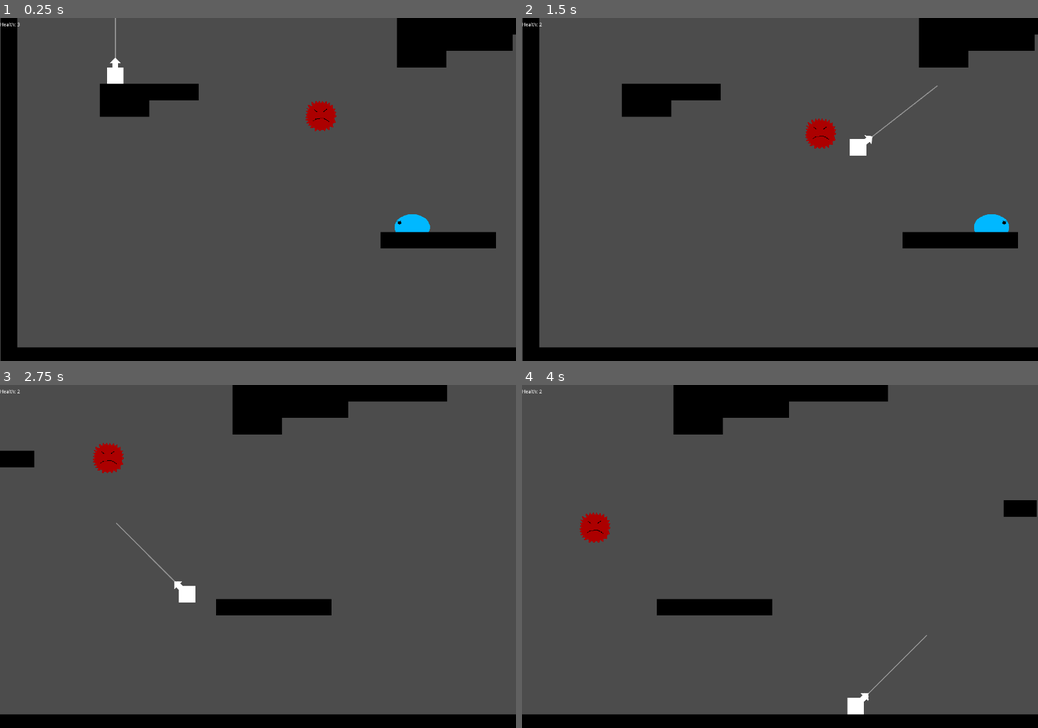
Above: before the commit, frames 1-4 (two rows, left to right).
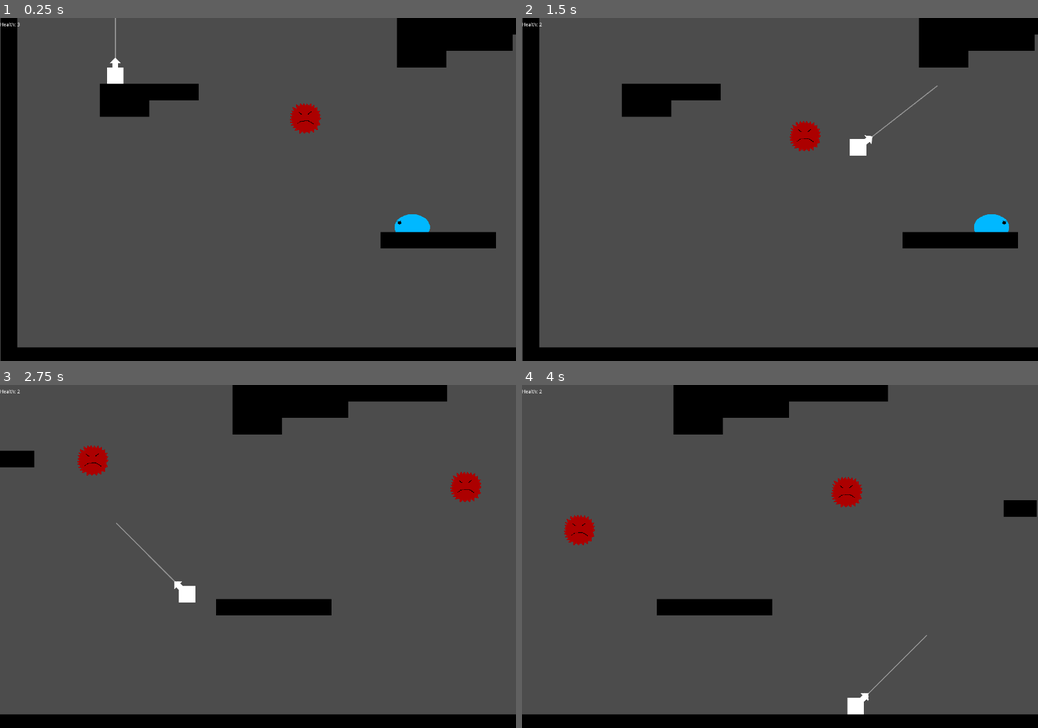
Above: after the commit, the same moments.

Repository: cjsweeten101/dws
Game: Godot game, scene res://Levels/TestingLevel.tscn
Two runs of this game, one before a commit and one after it. Both use one fixed random seed, a clock stepped at 60 frames per second and the inputs below.
Inputs:
- Up to frame 1 (0.25 s): no input
- Up to frame 2 (1.5 s): tap Enter (action) at 0.5, 1.35 s; hold Enter (action) 0.53-1.28 s; hold D (right) from 0.53 s (still down)
- Up to frame 3 (2.75 s): release D (right) at 2.03 s; hold A (left) from 2.03 s (still down); hold Enter (action) from 2.03 s (still down)
- Up to frame 4 (4 s): release A (left) at 2.78 s; release Enter (action) at 2.78 s; hold D (right) from 2.78 s (still down); tap Enter (action) at 2.85 s; hold Enter (action) from 3.53 s (still down)

The runs differ from the first frame. In frame 1, 0.5% of the frame differs, in the area x 56-66%, y 24-34%; in frame 2, 0.5%; in frame 3, 0.9%, in the area x 15-94%, y 16-35%; in frame 4, 0.9%.

Commit message:
basic win condition on level

Diff:
--- a/Levels/TestingLevel.gd
+++ b/Levels/TestingLevel.gd
@@ -27,6 +27,10 @@
 
 	shake_cam()
 	check_for_game_over()
+	if check_for_win():
+		if !game_over:
+			$Player.queue_free()
+		game_over = true
 
 func shake_cam():
 	if !game_over and player_health != $Player.get_health():
@@ -36,6 +40,8 @@
 
 func check_for_game_over():
 	if !game_over and $Player.get_health() == 0:
+		$Label.rect_position = $Camera.global_position
+		$Label.text = "You Loose! Press enter to play again!"
 		$Player.queue_free()
 		game_over = true
 
@@ -43,3 +49,10 @@
 func _on_ShakeTimer_timeout():
 	$Camera.offset = Vector2(0,0)
 	$ShakeTimer.stop()
+
+func check_for_win():
+	if !game_over:
+		if $WinZone.get_win_state() == true:
+			$Label.rect_position = $Camera.global_position - Vector2(300,0)
+			$Label.text = "You win! Press enter to play again!"
+			return true
--- a/Levels/TestingLevel.tscn
+++ b/Levels/TestingLevel.tscn
@@ -1,11 +1,12 @@
-[gd_scene load_steps=7 format=2]
+[gd_scene load_steps=8 format=2]
 
 [ext_resource path="res://Levels/TestingLevel.gd" type="Script" id=1]
 [ext_resource path="res://Tilesets/black_walls.tres" type="TileSet" id=2]
 [ext_resource path="res://Player/Player.tscn" type="PackedScene" id=3]
-[ext_resource path="res://Enemies/SpikyFloaty.tscn" type="PackedScene" id=4]
+[ext_resource path="res://UI/RootUI.tscn" type="PackedScene" id=4]
 [ext_resource path="res://Enemies/SoftWalky.tscn" type="PackedScene" id=5]
-[ext_resource path="res://UI/RootUI.tscn" type="PackedScene" id=6]
+[ext_resource path="res://Enemies/SpikyFloaty.tscn" type="PackedScene" id=6]
+[ext_resource path="res://Levels/WinZone.tscn" type="PackedScene" id=7]
 
 [node name="TestingLevel" type="Node2D" index="0"]
 
@@ -33,7 +34,7 @@
 collision_mask = 1
 occluder_light_mask = 1
 format = 1
-tile_data = PoolIntArray( 65535, 0, 0, 23, 0, 0, 24, 0, 0, 2 …(893 unchanged characters)… , 0, 0, 393299, 0, 0, 393300, 0, 0, 393310, 0, 0, 524287, 0, 0, 458795, 0, 0, 458796, 0, 0, 458846, 0, 0, 589823, 0, 0, 524382, 0, 0, 655359, 0, 0, 589886, 0, 0, 589887, 0, 0, 589888, 0, 0, 589889, 0, 0, 589890, 0, 0, 589891, 0, 0, 589892, 0, 0, 589918, 0, 0, 720895, 0, 0, 655454, 0, 0, 786431, 0, 0, 720990, 0, 0, 851967, 0, 0, 786482, 0, 0, 786483, 0, 0, 786484, 0, 0, 786526, 0, 0, 917503, 0, 0, 851990, 0, 0, 8519 …(1741 unchanged characters)…
+tile_data = PoolIntArray( 65535, 0, 0, 23, 0, 0, 24, 0, 0, 2 …(893 unchanged characters)… , 0, 0, 393299, 0, 0, 393300, 0, 0, 393308, 0, 0, 393309, 0, 0, 393310, 0, 0, 524287, 0, 0, 458795, 0, 0, 458796, 0, 0, 589823, 0, 0, 655359, 0, 0, 589886, 0, 0, 589887, 0, 0, 589888, 0, 0, 589889, 0, 0, 589890, 0, 0, 589891, 0, 0, 589892, 0, 0, 720895, 0, 0, 786431, 0, 0, 851967, 0, 0, 786482, 0, 0, 786483, 0, 0, 786484, 0, 0, 917503, 0, 0, 851990, 0, 0, 8519 …(1741 unchanged characters)…
 _sections_unfolded = [ "Cell", "Collision", "Transform" ]
 __meta__ = {
 "_edit_lock_": true
@@ -70,15 +71,7 @@
 editor_draw_drag_margin = false
 _sections_unfolded = [ "Limit", "Offset", "Smoothing", "Transform" ]
 
-[node name="SpikyFloaty" parent="." index="3" instance=ExtResource( 4 )]
-
-position = Vector2( 898, 273 )
-
-[node name="SoftWalky" parent="." index="4" instance=ExtResource( 5 )]
-
-position = Vector2( 1190, 598 )
-
-[node name="UI" type="CanvasLayer" parent="." index="5"]
+[node name="UI" type="CanvasLayer" parent="." index="3"]
 
 layer = 1
 offset = Vector2( 0, 0 )
@@ -86,20 +79,16 @@
 scale = Vector2( 1, 1 )
 transform = Transform2D( 1, 0, 0, 1, 0, 0 )
 
-[node name="RootUI" parent="UI" index="0" instance=ExtResource( 6 )]
+[node name="RootUI" parent="UI" index="0" instance=ExtResource( 4 )]
 
-[node name="ShakeTimer" type="Timer" parent="." index="6"]
+[node name="ShakeTimer" type="Timer" parent="." index="4"]
 
 process_mode = 1
 wait_time = 0.07
 one_shot = false
 autostart = false
 
-[node name="SoftWalky2" parent="." index="7" instance=ExtResource( 5 )]
-
-position = Vector2( 3150, 406 )
-
-[node name="InvWalls" type="TileMap" parent="." index="8"]
+[node name="InvWalls" type="TileMap" parent="." index="5"]
 
 scale = Vector2( 0.75, 0.75 )
 mode = 0
@@ -118,7 +107,74 @@
 collision_mask = 1024
 occluder_light_mask = 1
 format = 1
-tile_data = PoolIntArray( -131073, 0, 0, -196608, 0, 0, -196 …(1352 unchanged characters)… -65471, 0, 0, -65464, 0, 0, -65448, 0, 0 )
+tile_data = PoolIntArray( -131073, 0, 0, -196608, 0, 0, -196 …(1352 unchanged characters)… -65471, 0, 0, -65464, 0, 0, -65448, 0, 0, 393311, 0, 0, 393312, 0, 0, 458848, 0, 0, 524384, 0, 0, 589920, 0, 0, 655456, 0, 0, 720992, 0, 0, 786528, 0, 0, 852063, 0, 0, 852064, 0, 0 )
 _sections_unfolded = [ "Collision", "Material", "Transform" ]
 
+[node name="Enemies" type="Node2D" parent="." index="6"]
+
+__meta__ = {
+"_edit_lock_": true
+}
+
+[node name="SoftWalky" parent="Enemies" index="0" instance=ExtResource( 5 )]
+
+position = Vector2( 1190, 598 )
+
+[node name="SoftWalky2" parent="Enemies" index="1" instance=ExtResource( 5 )]
+
+position = Vector2( 3150, 406 )
+scale = Vector2( 0.8, 0.8 )
+
+[node name="SoftWalky3" parent="Enemies" index="2" instance=ExtResource( 5 )]
+
+position = Vector2( 2463, 22 )
+scale = Vector2( 0.8, 0.8 )
+
+[node name="SoftWalky4" parent="Enemies" index="3" instance=ExtResource( 5 )]
+
+position = Vector2( 3847, 262 )
+scale = Vector2( 0.8, 0.8 )
+
+[node name="SpikyFloaty" parent="Enemies" index="4" instance=ExtResource( 6 )]
+
+position = Vector2( 853, 280 )
+
+[node name="SpikyFloaty2" parent="Enemies" index="5" instance=ExtResource( 6 )]
+
+position = Vector2( 2769, 424 )
+
+[node name="SpikyFloaty4" parent="Enemies" index="6" instance=ExtResource( 6 )]
+
+position = Vector2( 4269, 441 )
+
+[node name="SpikyFloaty3" parent="Enemies" index="7" instance=ExtResource( 6 )]
+
+position = Vector2( 1726, 391 )
+
+[node name="WinZone" parent="." index="7" instance=ExtResource( 7 )]
+
+position = Vector2( 4559, 480 )
+scale = Vector2( 1, 4.78125 )
+
+[node name="Label" type="Label" parent="." index="8"]
+
+anchor_left = 0.0
+anchor_top = 0.0
+anchor_right = 0.0
+anchor_bottom = 0.0
+margin_right = 40.0
+margin_bottom = 14.0
+rect_pivot_offset = Vector2( 0, 0 )
+rect_clip_content = false
+mouse_filter = 2
+mouse_default_cursor_shape = 0
+size_flags_horizontal = 1
+size_flags_vertical = 4
+percent_visible = 1.0
+lines_skipped = 0
+max_lines_visible = -1
+__meta__ = {
+"_edit_lock_": true
+}
+
 [connection signal="timeout" from="ShakeTimer" to="." method="_on_ShakeTimer_timeout"]
--- /dev/null
+++ b/Levels/WinZone.gd
@@ -0,0 +1,24 @@
+extends Area2D
+
+# class member variables go here, for example:
+# var a = 2
+# var b = "textvar"
+var win = false
+
+func _ready():
+	# Called when the node is added to the scene for the first time.
+	# Initialization here
+	pass
+
+#func _process(delta):
+#	# Called every frame. Delta is time since last frame.
+#	# Update game logic here.
+#	pass
+
+
+func _on_WinZone_body_entered(body):
+	if body.is_in_group("player"):
+		win = true
+
+func get_win_state():
+	return win
--- /dev/null
+++ b/Levels/WinZone.tscn
@@ -0,0 +1,26 @@
+[gd_scene load_steps=3 format=2]
+
+[ext_resource path="res://Levels/WinZone.gd" type="Script" id=1]
+
+[sub_resource type="RectangleShape2D" id=1]
+
+custom_solver_bias = 0.0
+extents = Vector2( 20, 30 )
+
+[node name="WinZone" type="Area2D"]
+
+input_pickable = true
+gravity_vec = Vector2( 0, 1 )
+gravity = 98.0
+linear_damp = 0.1
+angular_damp = 1.0
+audio_bus_override = false
+audio_bus_name = "Master"
+script = ExtResource( 1 )
+
+[node name="CollisionShape2D" type="CollisionShape2D" parent="." index="0"]
+
+shape = SubResource( 1 )
+_sections_unfolded = [ "Transform" ]
+
+[connection signal="body_entered" from="." to="." method="_on_WinZone_body_entered"]
